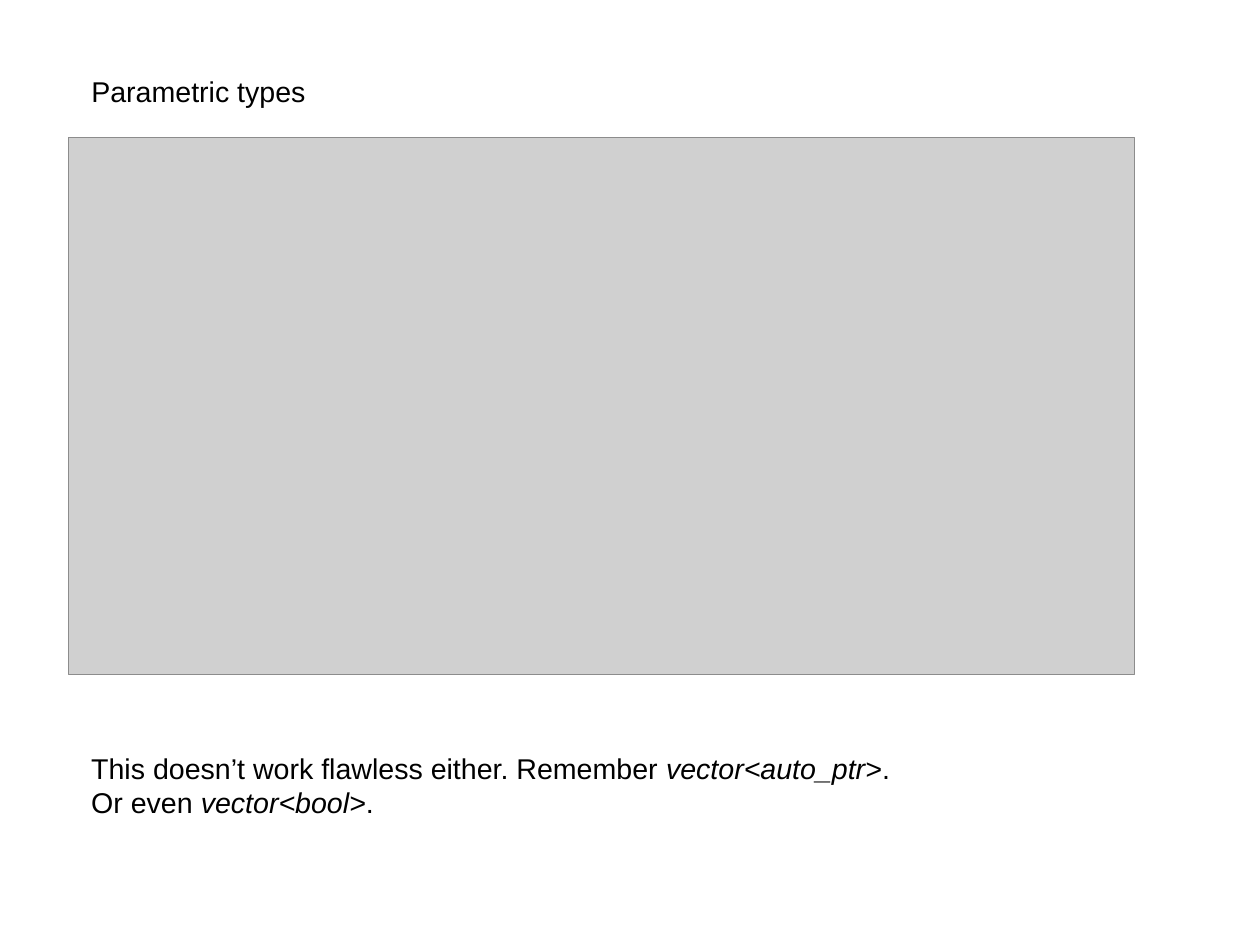
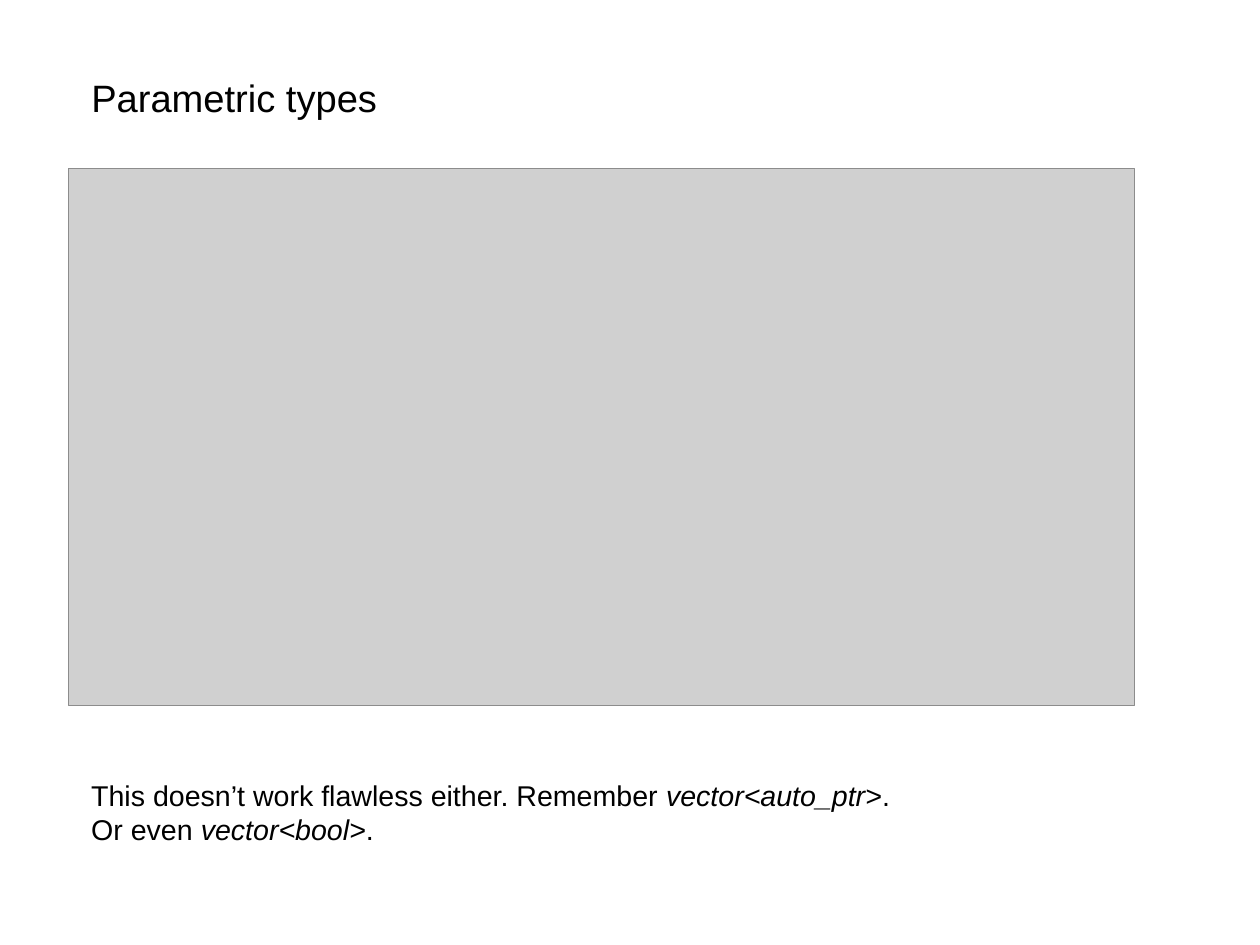
Before and after one commit to akalenuk/templates-experiments, a slide deck: slide 13 of templates.odp. Drawn at 1260x945 pixels with LibreOffice and Linux fonts; fonts in the diff are those of the drawing; grey boxes stand for pictures. Boxes give left, top, right and bottom in pixels: in the first picture for what was removed or moved away, otherwise in the second. Text is boxed around its words. In the diff, an @@ line names an element or a change of style, - is before the commit and + after.

```diff
--- a/templates.odp
+++ b/templates.odp
@@ text "Parametric types" at box(91, 84, 377, 120): size 18 to 24 pt @@
@@ picture: place and size @@
-picture at box(69, 137, 1134, 675)
+picture at box(69, 169, 1134, 707)
@@ text "This doesn’t work flawless either. ...": place and size @@
-text "This doesn’t work flawless either. ..." at box(91, 758, 890, 814)
+text "This doesn’t work flawless either. ..." at box(91, 785, 890, 841)
```
Also in this commit, not shown: 13 other slides changed, 1 slide added, 1 slide removed.
